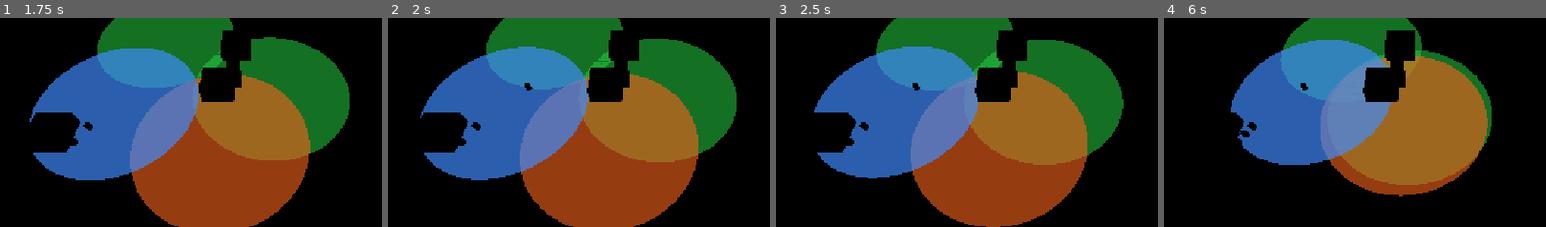
Above: before the commit, frames 1-4 (left to right).
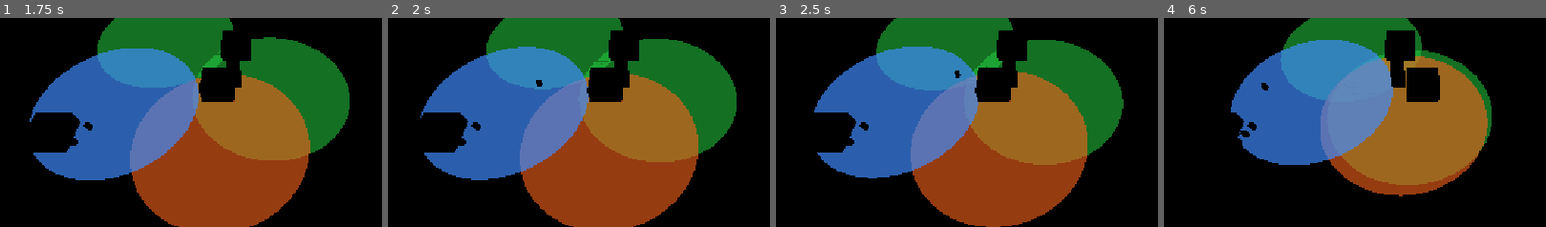
Above: after the commit, the same moments.

Repository: Ferrum-t/RTS-Game
Game: Godot game, scene res://Scenes/Spike/Phase3_MobileBuildingSpike.tscn
Two runs of this game, one before a commit and one after it. Both use one fixed random seed, a clock stepped at 60 frames per second and the inputs below. This scene is started directly instead of the project's main scene.
Inputs (mouse positions are % of the whole screen's width and height, from its top left):
- Up to frame 1 (1.75 s): tap Enter at 0.5 s; move the mouse to (72, 44) at 0.52 s; hold D (move_right) 0.53-1.25 s; tap C at 0.6 s; click (72, 44) at 0.67 s; drag from (30, 54) to (45, 69) at 1.27 s
- Up to frame 2 (2 s): no input
- Up to frame 3 (2.5 s): move the mouse to (60, 26) at 2.02 s; hold D (move_right) from 2.03 s (still down); tap P at 2.1 s
- Up to frame 4 (6 s): release D (move_right) at 2.75 s; drag from (45, 69) to (20, 33) at 2.77 s; move the mouse to (80, 64) at 3.52 s; hold Left (move_left) 3.53-4.25 s; tap U at 3.6 s; drag from (20, 33) to (35, 23) at 4.27 s; move the mouse to (55, 49) at 5.02 s; hold Down (move_back) 5.03-5.75 s; tap R at 5.1 s; click (55, 49) at 5.17 s; drag from (35, 23) to (30, 54) at 5.77 s
The pictures show only the part of the screen within x 16-66%, y 27-77%; the shares and areas given below are measured in that part.

Frame 1 is identical in both runs. In frame 2, 0.1% of the frame differs, in the area x 35-41%, y 29-35%; in frame 3, 0.1%; in frame 4, 2.8%, in the area x 25-73%, y 23-41%.
Error before the commit: Invalid call. Nonexistent function 'move_to' in base 'RefCounted (MovementComponent)'. (res://Scripts/Units/BaseUnit.gd:386)

Commit message:
Fix: BaseUnit movement.set_target + simple selection ring visual

Diff:
--- a/Scripts/Units/BaseUnit.gd
+++ b/Scripts/Units/BaseUnit.gd
@@ -54,6 +54,7 @@
 var combat : CombatComponent
 var health_bar: HealthBar3D = null
 var nav_agent: NavigationAgent3D = null
+var _selection_ring: MeshInstance3D = null
 
 var last_move_end_reason: String = ""
 var _building_attack_timer: float = 0.0
@@ -94,6 +95,7 @@
 	combat.attack_cooldown = attack_cooldown
 
 	_setup_health_bar()
+	_setup_selection_ring()
 
 	print(name, " ready at ", global_position)
 
@@ -108,6 +110,28 @@
 	health_bar.position = Vector3(0.0, health_bar_height, 0.0)
 	health_bar.setup(max_health)
 	health_bar.set_health(health)
+
+
+func _setup_selection_ring() -> void:
+	_selection_ring = MeshInstance3D.new()
+	_selection_ring.name = "SelectionRing"
+	var torus := TorusMesh.new()
+	torus.inner_radius = 0.55
+	torus.outer_radius = 0.72
+	torus.rings = 12
+	torus.ring_segments = 24
+	_selection_ring.mesh = torus
+	var mat := StandardMaterial3D.new()
+	mat.albedo_color = Color(0.2, 1.0, 0.3, 0.85)
+	mat.emission_enabled = true
+	mat.emission = Color(0.15, 0.9, 0.25)
+	mat.emission_energy_multiplier = 1.2
+	mat.transparency = BaseMaterial3D.TRANSPARENCY_ALPHA
+	mat.shading_mode = BaseMaterial3D.SHADING_MODE_UNSHADED
+	_selection_ring.material_override = mat
+	_selection_ring.position = Vector3(0.0, 0.05, 0.0)
+	_selection_ring.visible = false
+	add_child(_selection_ring)
 
 
 func _physics_process(delta: float) -> void:
@@ -371,6 +395,8 @@
 
 func set_selected(value: bool) -> void:
 	selected = value
+	if _selection_ring != null and is_instance_valid(_selection_ring):
+		_selection_ring.visible = value
 
 
 func replace_order_move(pos: Vector3) -> void:
@@ -383,7 +409,7 @@
 	if harvest:
 		harvest.reset()
 	if movement:
-		movement.move_to(pos)
+		movement.set_target(pos)
 	unit_state = UnitState.MOVING
 
 
